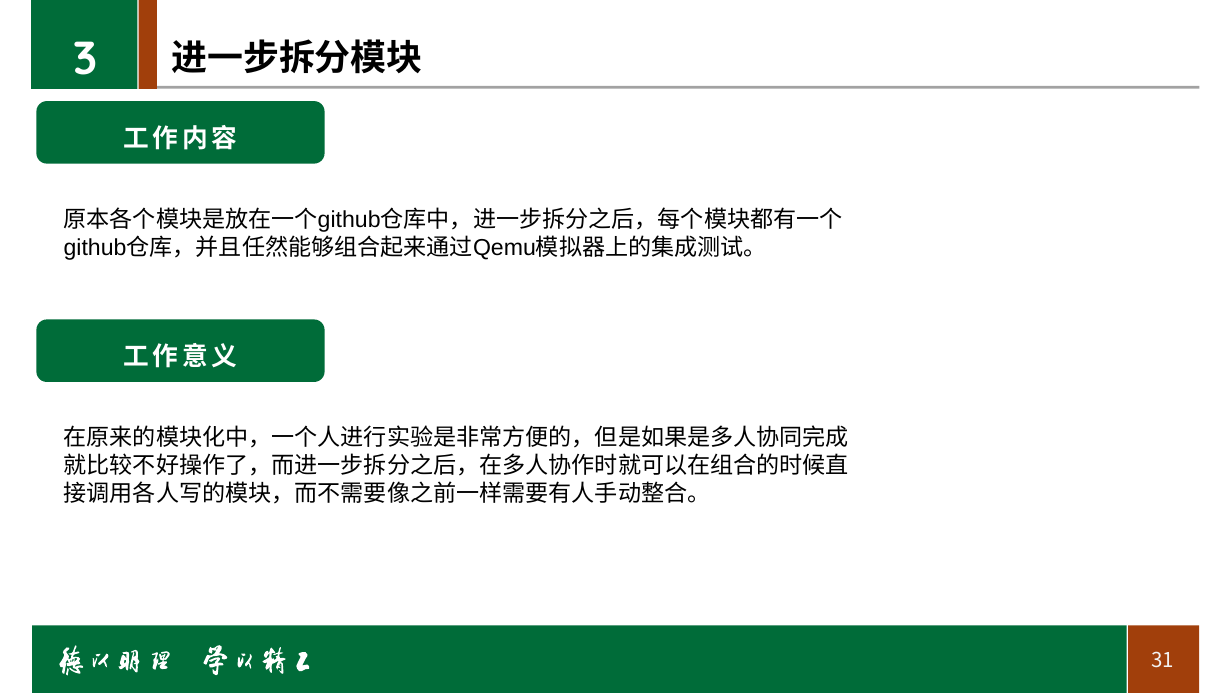
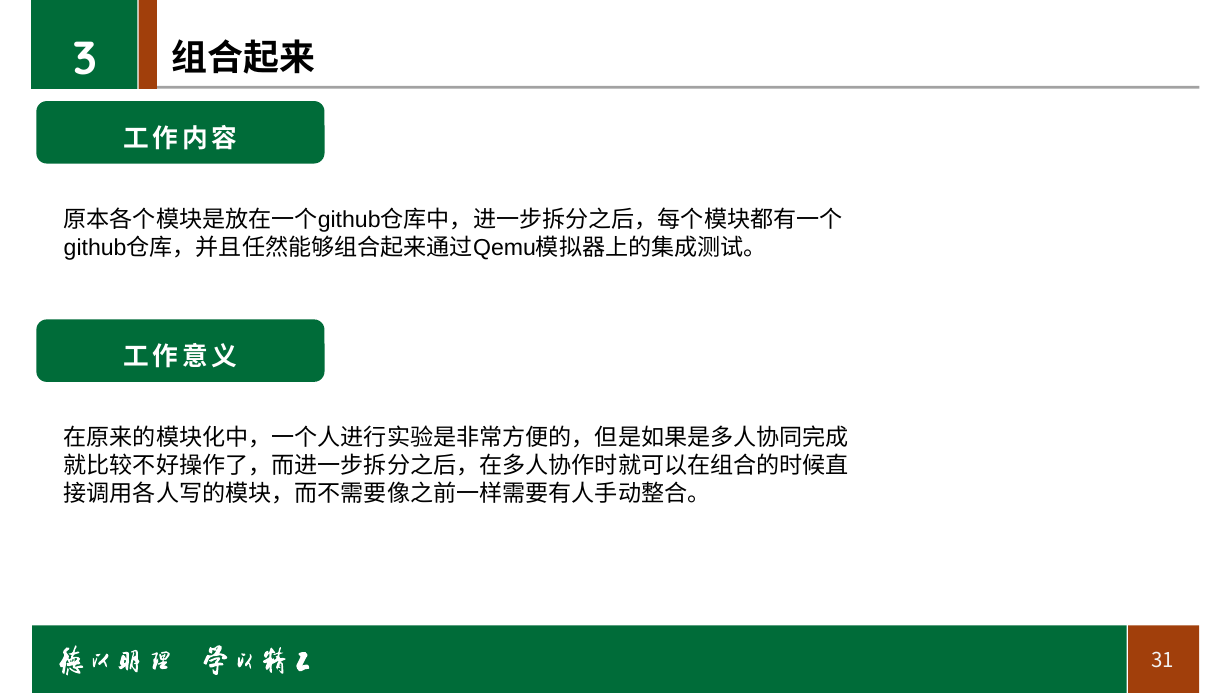
Before and after one commit to shiwenlong12/rcore_module1, a slide deck: slide 31 of Related_documents/答辩报告.pptx. Drawn at 1232x693 pixels with LibreOffice and Linux fonts; fonts in the diff are those of the drawing; background and template pictures are left out. Boxes give left, top, right and bottom in pixels: in the first picture for what was removed or moved away, otherwise in the second. Text is boxed around its words. In the diff, an @@ line names an element or a change of style, - is before the commit and + after.

```diff
--- a/Related_documents/答辩报告.pptx
+++ b/Related_documents/答辩报告.pptx
@@ title at bbox=[171, 39, 315, 74]: text changed @@
-进一步拆分模块
+组合起来
```
Also in this commit, not shown: 31 other slides changed, 1 slide added, 1 slide removed, 7 other files.
